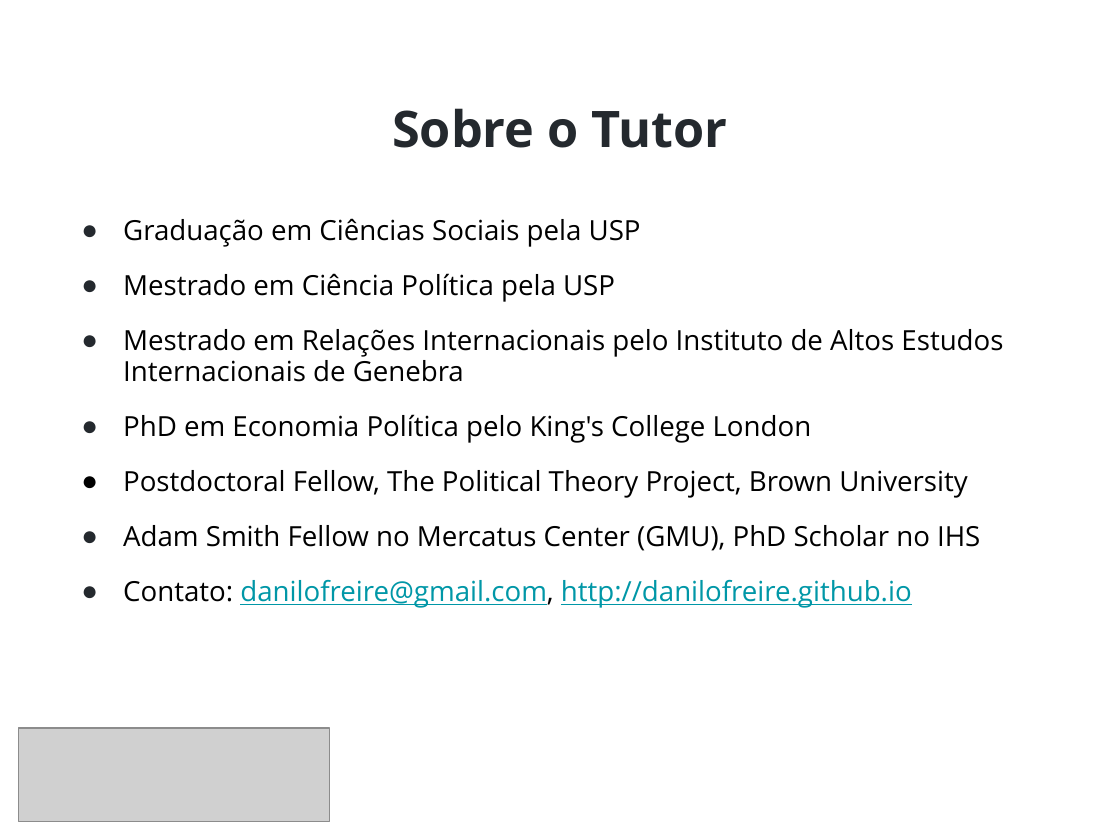
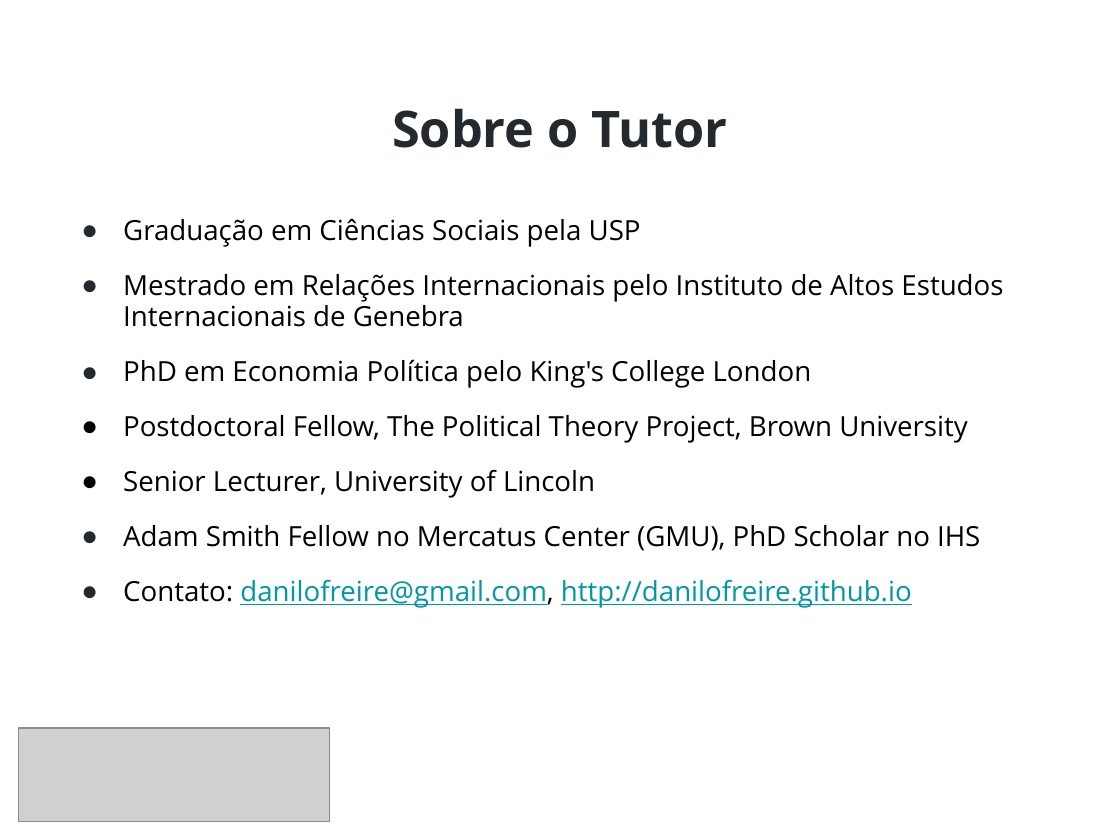
Before and after one commit to danilofreire/omma, a slide deck: slide 2 of sessoes-01-02/sessao-01.pptx. Drawn at 1120x840 pixels with LibreOffice and Linux fonts; fonts in the diff are those of the drawing; grey boxes stand for pictures. Boxes give left, top, right and bottom in pixels: in the first picture for what was removed or moved away, otherwise in the second. Text is boxed around its words. In the diff, an @@ line names an element or a change of style, - is before the commit and + after.

```diff
--- a/sessoes-01-02/sessao-01.pptx
+++ b/sessoes-01-02/sessao-01.pptx
@@ text at bbox=[123, 273, 615, 302]: paragraph removed @@
-● Mestrado em Ciência Política pela USP
@@ text at bbox=[123, 470, 595, 498]: paragraph added @@
+● Senior Lecturer, University of Lincoln
```
Also in this commit, not shown: 1 other slide changed, 1 other file.
